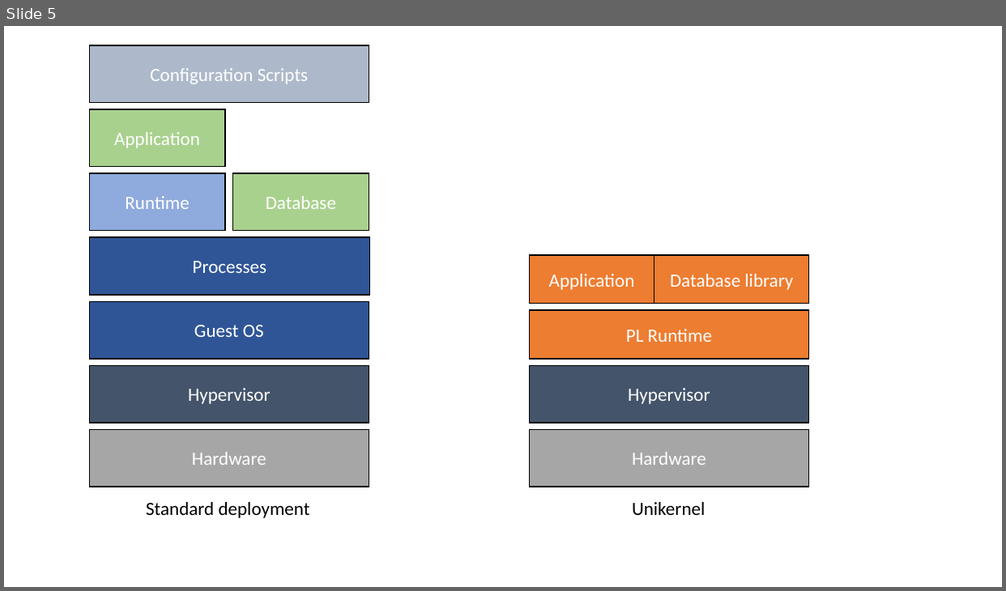
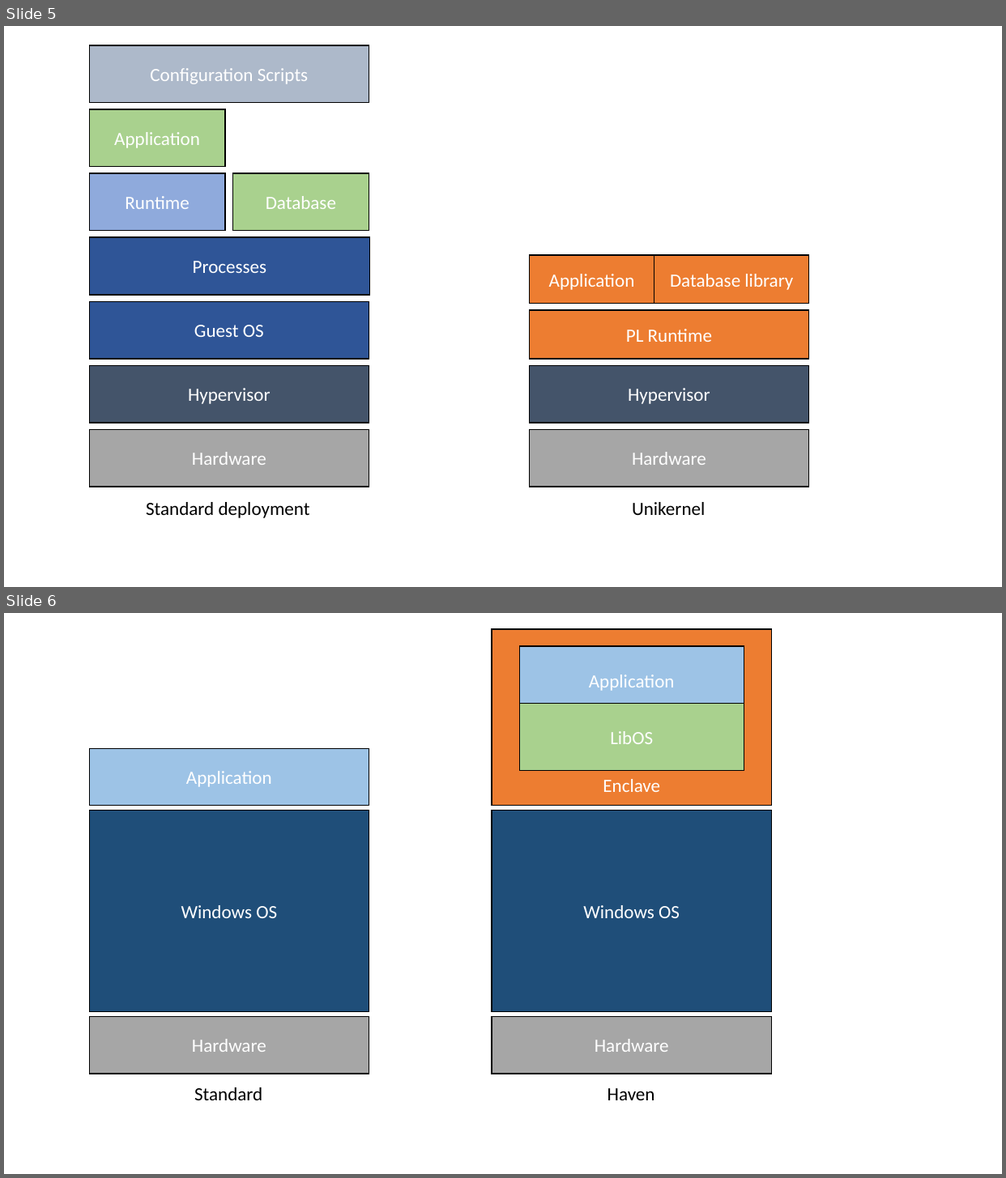
Before and after one commit to aghosn/CandidacyPresentation, a slide deck: old/Figures/figExo.pptx. Shown one above the other, each under a label of ours: slide 5 before the commit, slides 5 and 6 after it. The pictures are 1006x591 and 1006x1178 pixels, drawn with LibreOffice and Linux fonts; fonts in the diff are those of the drawing. Boxes give left, top, right and bottom in pixels: in the first picture for what was removed or moved away, otherwise in the second. Text is boxed around its words. In the diff, an @@ line names an element or a change of style, - is before the commit and + after.

```diff
--- a/old/Figures/figExo.pptx
+++ b/old/Figures/figExo.pptx
@@ slide 6 added at [4, 613, 1002, 1174], background #FFFFFF @@
@@ rectangle added at [492, 629, 772, 806], fill #ED7D31, outline #000000 1 pt, 18 pt, text #FFFFFF @@
+Enclave
@@ rectangle added at [520, 646, 744, 713], fill #9DC3E6, outline #000000 1 pt, 18 pt, text #FFFFFF @@
+Application
@@ rectangle added at [520, 703, 744, 770], fill #A9D18E, outline #000000 1 pt, 18 pt, text #FFFFFF @@
+LibOS
@@ rectangle added at [89, 748, 369, 806], fill #9DC3E6, outline #000000 1 pt, 18 pt, text #FFFFFF @@
+Application
@@ rectangle added at [89, 811, 369, 1012], fill #1F4E79, outline #000000 1 pt, 18 pt, text #FFFFFF @@
+Windows OS
@@ rectangle added at [492, 811, 772, 1012], fill #1F4E79, outline #000000 1 pt, 18 pt, text #FFFFFF @@
+Windows OS
@@ rectangle added at [89, 1016, 369, 1074], fill #A6A6A6, outline #000000 1 pt, 18 pt, text #FFFFFF @@
+Hardware
@@ rectangle added at [492, 1016, 772, 1074], fill #A6A6A6, outline #000000 1 pt, 18 pt, text #FFFFFF @@
+Hardware
@@ text added at [194, 1088, 262, 1101], 18 pt, text #000000 @@
+Standard
@@ text added at [607, 1088, 655, 1101], 18 pt, text #000000 @@
+Haven
```
Also in this commit, not shown: 5 other slides added, 9 other files.
